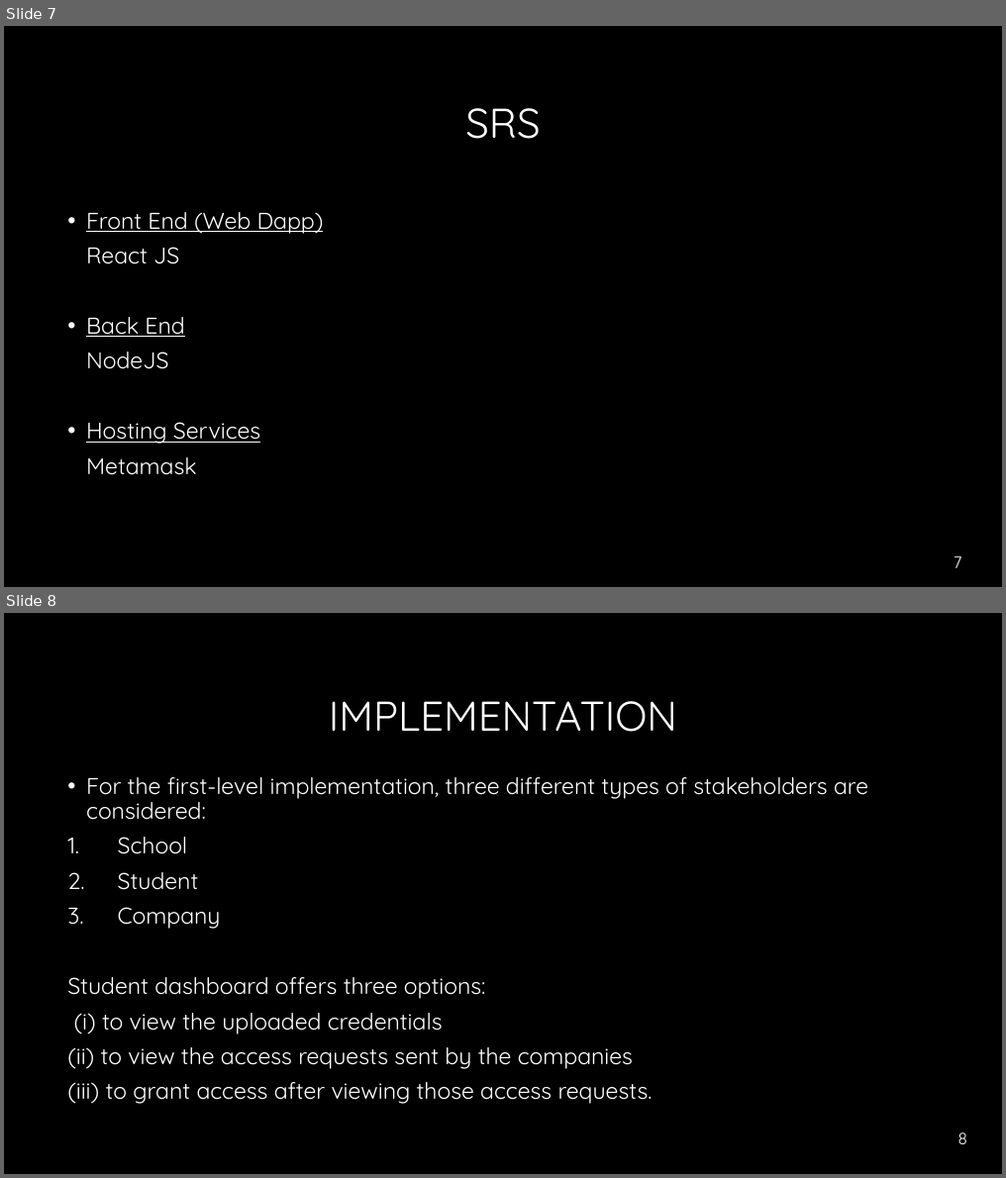
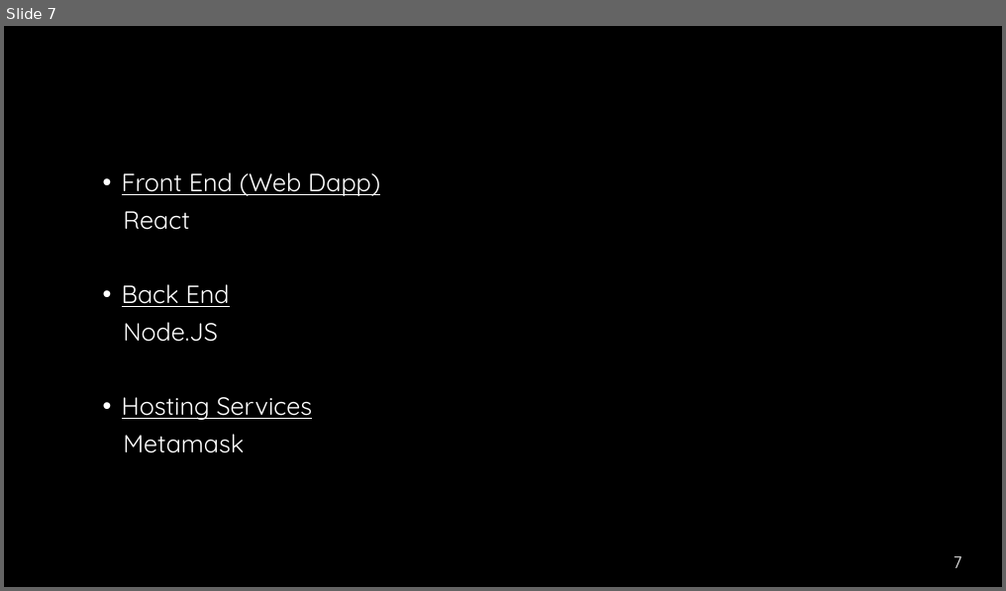
Before and after one commit to Annsunny595/ppt, a slide deck: Presentation PROJECT.pptx. Shown one above the other, each under a label of ours: slides 7 and 8 before the commit, slide 7 after it. The pictures are 1006x1178 and 1006x591 pixels, drawn with LibreOffice and Linux fonts; fonts in the diff are those of the drawing; background and template pictures are left out. Boxes give left, top, right and bottom in pixels: in the first picture for what was removed or moved away, otherwise in the second. Text is boxed around its words. In the diff, an @@ line names an element or a change of style, - is before the commit and + after.

```diff
--- a/Presentation PROJECT.pptx
+++ b/Presentation PROJECT.pptx
@@ slide 8 removed at (4, 613, 1002, 1174), background #000000 @@
@@ title removed at (329, 701, 677, 732) @@
-IMPLEMENTATION
@@ text removed at (67, 777, 868, 1104) @@
-• For the first-level implementation, three different types of stakeholders are considered:
-1. School
-2. Student
-3. Company
-Student dashboard offers three options:
-(i) to view the uploaded credentials
-(ii) to view the access requests sent by the companies
-(iii) to grant access after viewing those access requests.
@@ page number removed at (958, 1133, 967, 1145) @@
-8
@@ slide 7 changed as well @@
@@ title removed at (465, 108, 540, 139) @@
-SRS
@@ text "Front End (Web Dapp)": place and size @@
-text "Front End (Web Dapp)" at (86, 212, 324, 475)
+text "Front End (Web Dapp)" at (122, 173, 380, 454)
@@ text at (122, 173, 380, 454): size 22 to 24 pt in "Front End (Web Dapp)", "Back End", "Hosting Services", "Metamask" @@
@@ text at (123, 211, 190, 230): text changed; size 22 to 24 pt @@
-React JS
+React
@@ text at (123, 322, 218, 342): text changed; size 22 to 24 pt @@
-NodeJS
+Node.JS
```
Also in this commit, not shown: 7 other slides changed, 4 other slides removed.
